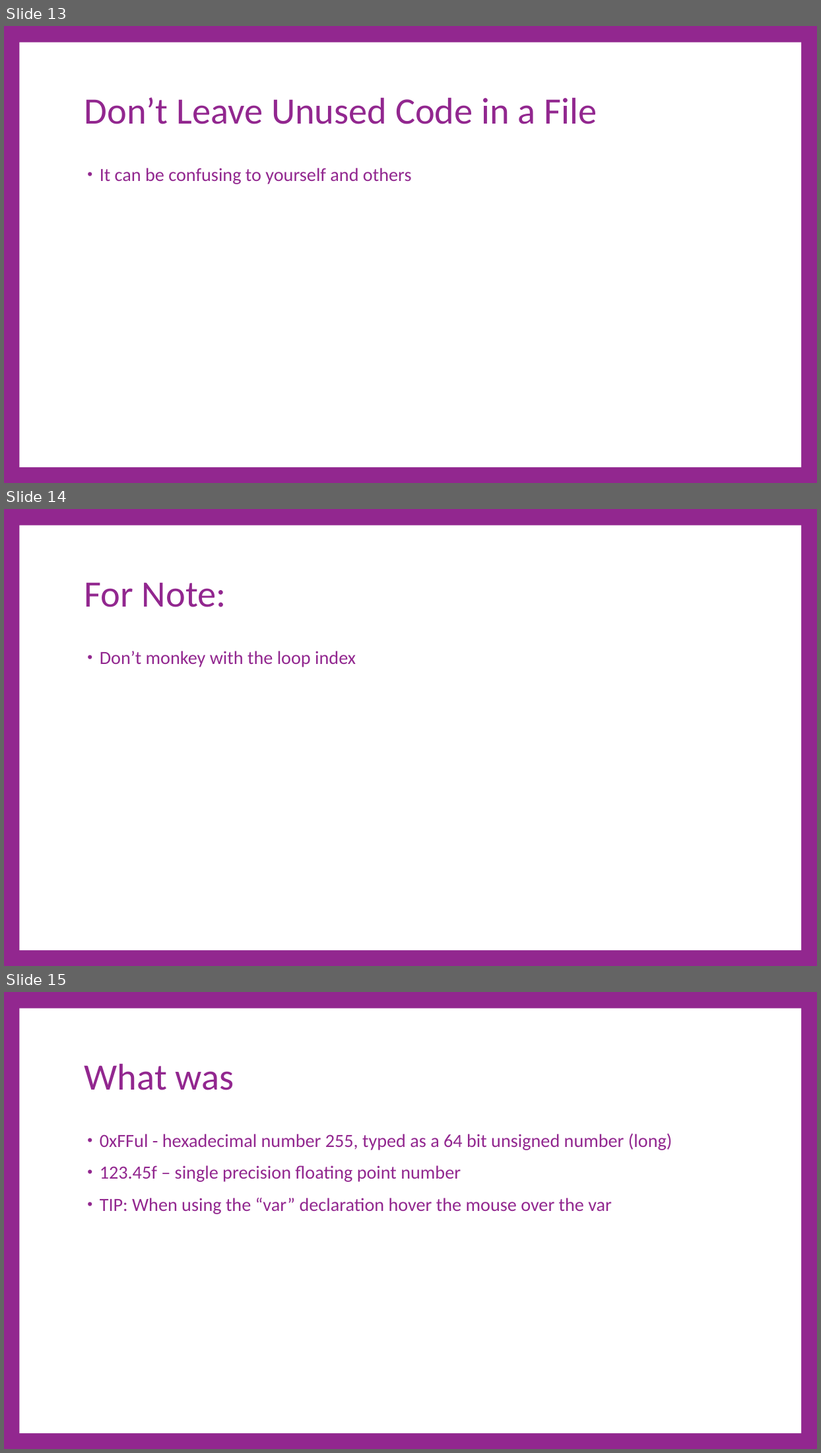
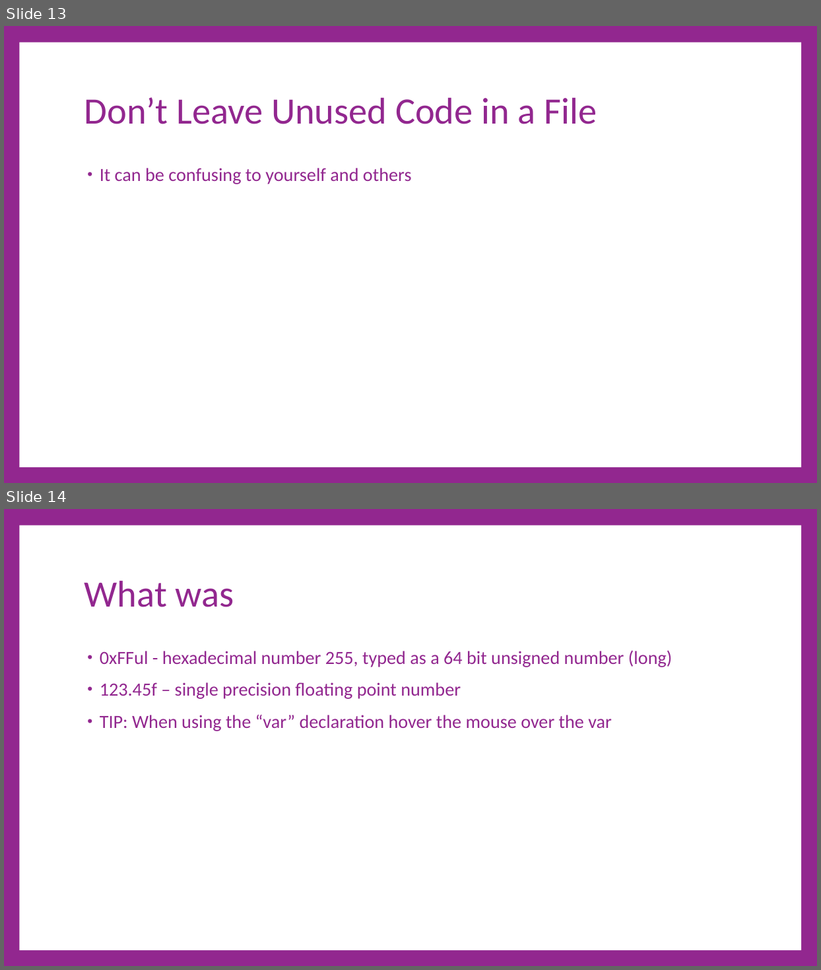
Before and after one commit to cdiggins/cs321, a slide deck: class-notes/cs321-winter-2023-lecture-5-coding-tips.pptx. Shown one above the other, each under a label of ours: slides 13, 14 and 15 before the commit, slides 13 and 14 after it. The pictures are 821x1453 and 821x970 pixels, drawn with LibreOffice and Linux fonts; fonts in the diff are those of the drawing. Boxes give left, top, right and bottom in pixels: in the first picture for what was removed or moved away, otherwise in the second. Text is boxed around its words. In the diff, an @@ line names an element or a change of style, - is before the commit and + after.

```diff
--- a/class-notes/cs321-winter-2023-lecture-5-coding-tips.pptx
+++ b/class-notes/cs321-winter-2023-lecture-5-coding-tips.pptx
@@ slide 14 removed at <box>4,509,817,966</box>, background #92278F; not listed: 1 template element that a slide beside it also shows @@
@@ title removed at <box>85,582,226,607</box> @@
-For Note:
@@ text removed at <box>100,651,356,667</box> @@
-• Don’t monkey with the loop index
@@ what was slide 15 is now slide 14 @@
```
Also in this commit, not shown: 9 slides changed, 7 other files.
